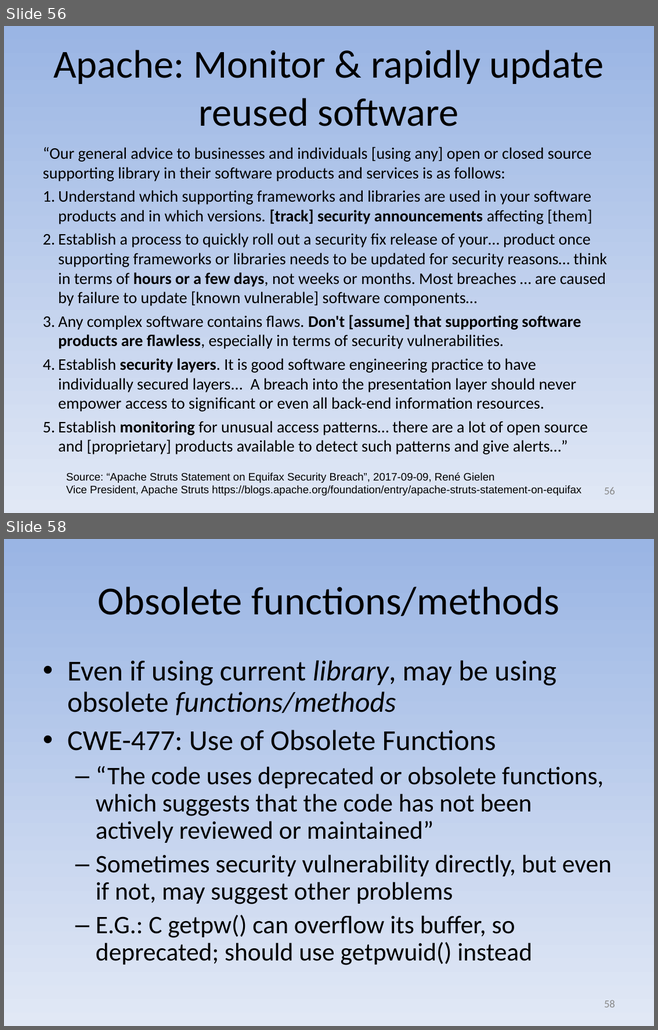
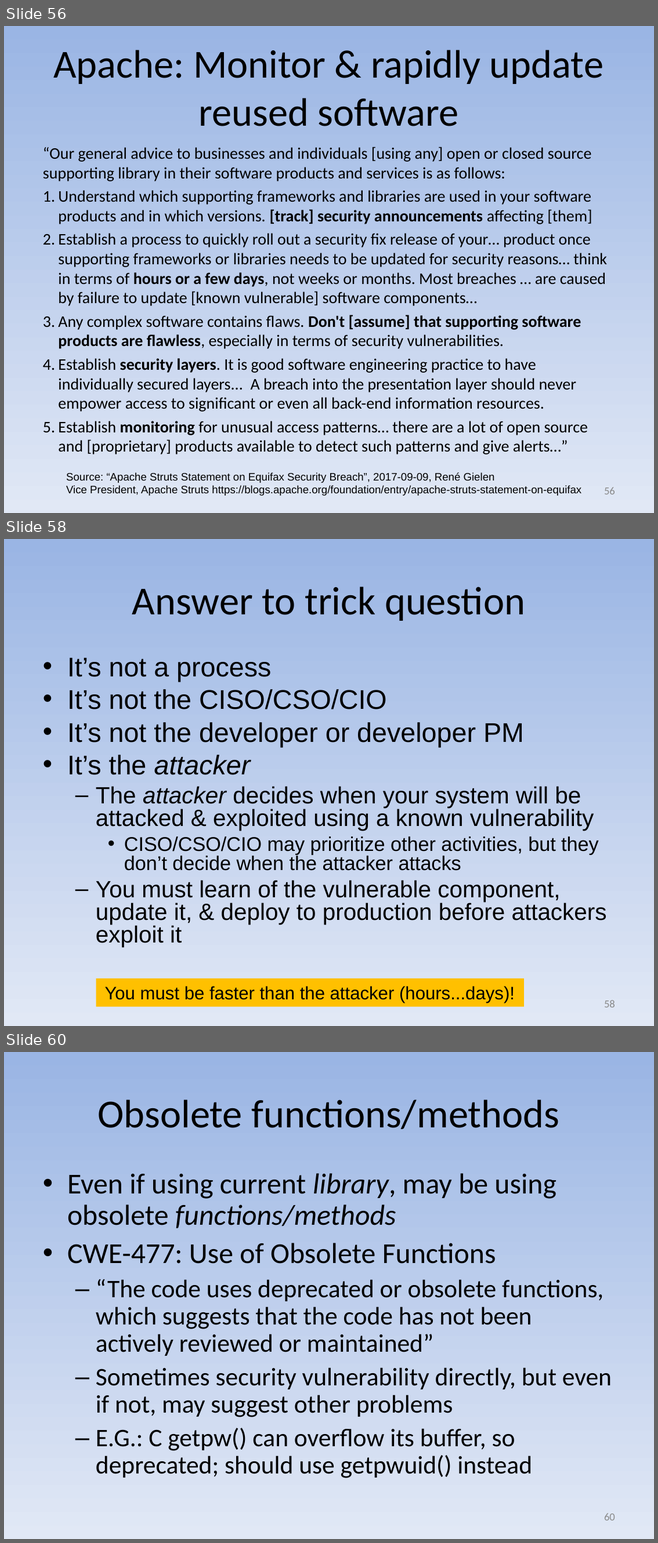
Before and after one commit to david-a-wheeler/david-a-wheeler.github.io, a slide deck: secure-class/presentations/Secure-Software-8-Errors.ppt. Shown one above the other, each under a label of ours: slides 56 and 58 before the commit, slides 56, 58 and 60 after it; the slides between them are not shown. The pictures are 658x1030 and 658x1543 pixels, drawn with LibreOffice and Linux fonts; fonts in the diff are those of the drawing. Boxes give left, top, right and bottom in pixels: in the first picture for what was removed or moved away, otherwise in the second. Text is boxed around its words. In the diff, an @@ line names an element or a change of style, - is before the commit and + after.

```diff
--- a/secure-class/presentations/Secure-Software-8-Errors.ppt
+++ b/secure-class/presentations/Secure-Software-8-Errors.ppt
@@ slide 58 added at bbox=[4, 539, 654, 1026], background gradient #9AB5E4 to #E1E8F5 @@
@@ title added at bbox=[132, 587, 525, 621], 44 pt, text #000000 @@
+Answer to trick question
@@ text added at bbox=[67, 658, 607, 947], 26 pt, text #000000 @@
+• It’s not a process
+• It’s not the CISO/CSO/CIO
+• It’s not the developer or developer PM
+• It’s the attacker
+  – The attacker decides when your system will be attacked & exploited using a known vulnerability
+    • CISO/CSO/CIO may prioritize other activities, but they don’t decide when the attacker attacks
+  – You must learn of the vulnerable component, update it, & deploy to production before attackers exploit it
@@ rectangle added at bbox=[96, 979, 524, 1008], fill #FFC000, 20 pt, text #000000 @@
+You must be faster than the attacker (hours...days)!
@@ page number added at bbox=[604, 1000, 615, 1008], 12 pt, text #898989 @@
+58
@@ what was slide 58 is now slide 60 @@
@@ page number at bbox=[604, 1513, 615, 1521]: text changed @@
-58
+60
```
Also in this commit, not shown: 4 slides changed, 1 other slide added.
